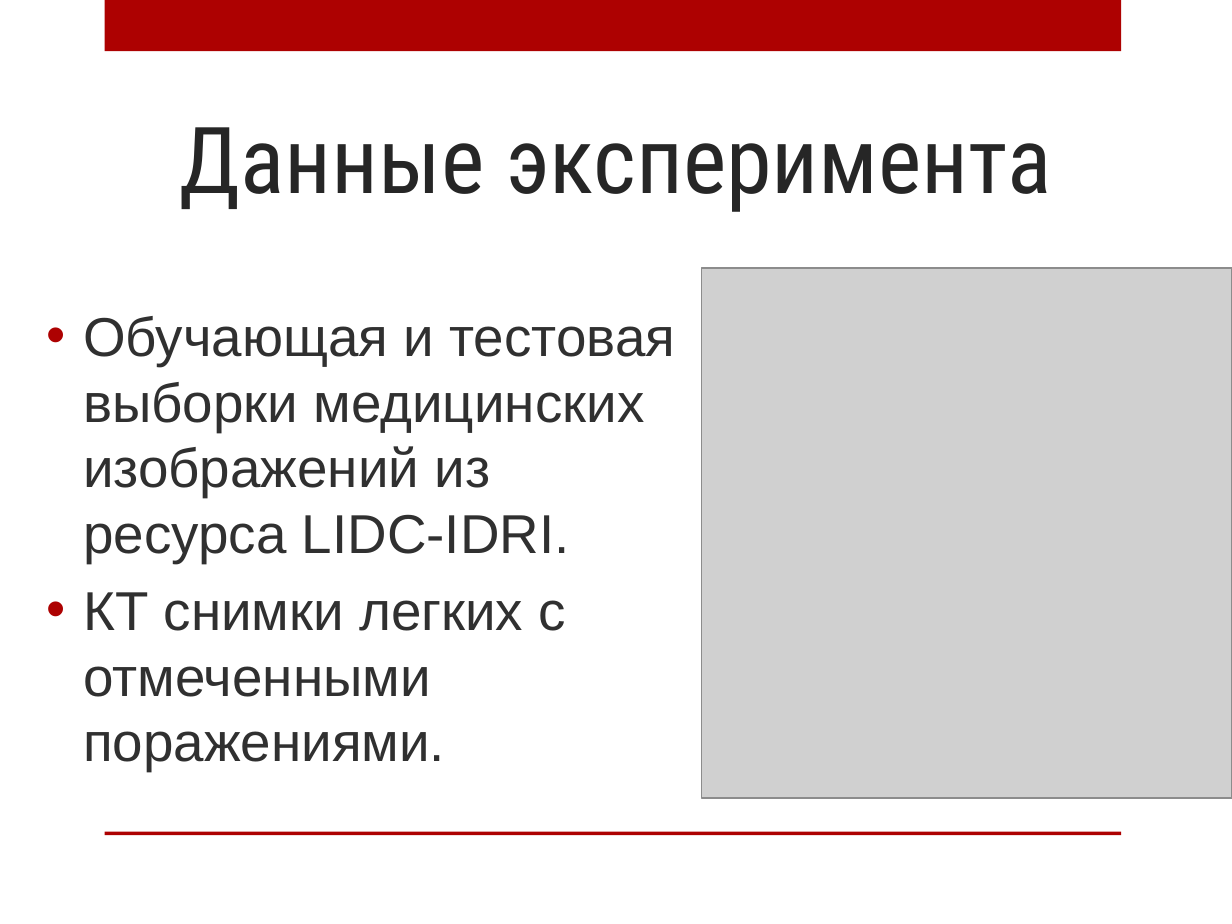
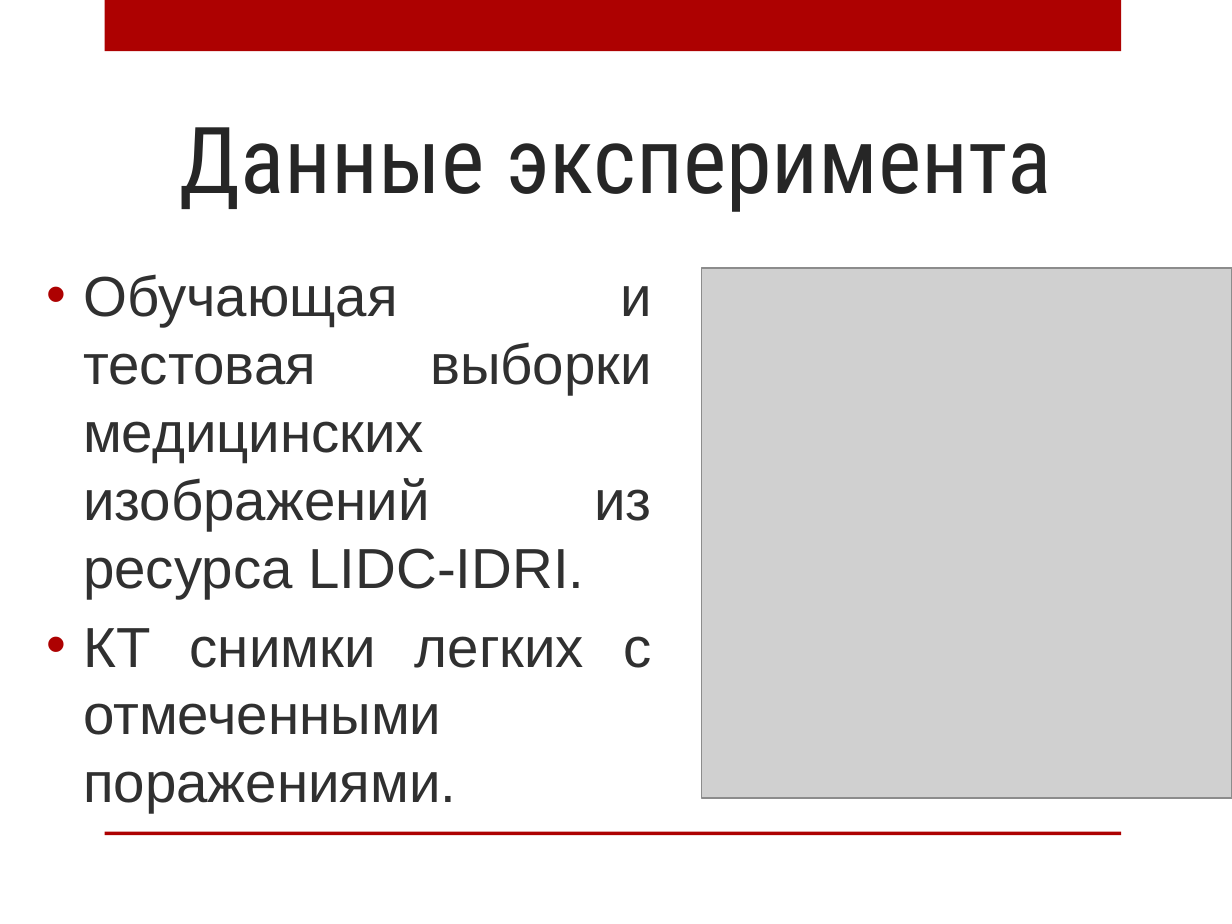
Before and after one commit to AnnaIbakaeva/Genetic, a slide deck: slide 19 of Диплом/Магистратура.Ибакаева.pptx. Drawn at 1232x924 pixels with LibreOffice and Linux fonts; fonts in the diff are those of the drawing; grey boxes stand for pictures; background and template pictures are left out. Boxes give left, top, right and bottom in pixels: in the first picture for what was removed or moved away, otherwise in the second. Text is boxed around its words. In the diff, an @@ line names an element or a change of style, - is before the commit and + after.

```diff
--- a/Диплом/Магистратура.Ибакаева.pptx
+++ b/Диплом/Магистратура.Ибакаева.pptx
@@ text "Обучающая и тестовая выборки медицинских ..." at [83, 274, 652, 813]: size 32 to 33 pt; alignment left to justified @@
```
Also in this commit, not shown: 8 other slides changed, 1 slide added, 1 slide removed, 1 other file.
